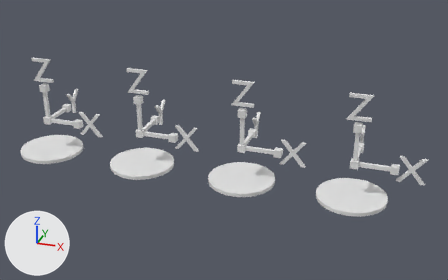
Renders of the Blender file docs/Examples/AssetsExample_ExportRotation.blend from each side of a commit.
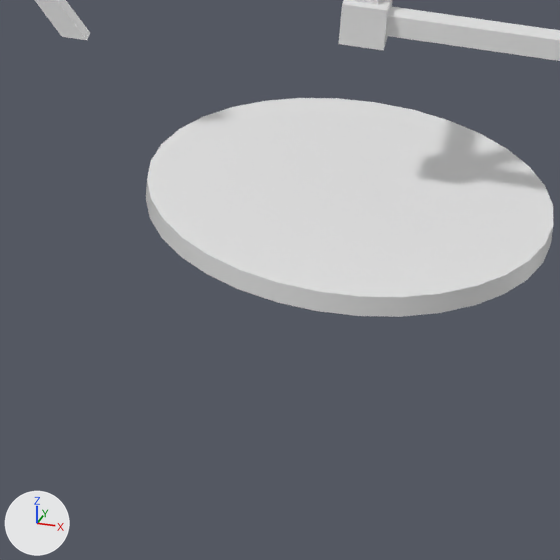
The first picture shows the older version from a camera (50 mm lens) standing at (10.37, -14.46, 8.17) and looking at (5.4, 0.27, 1.02). The close-ups show both versions on the part from 65% to 87% of the width and 57% to 93% of the height of that picture; other places that the commit changed are outside them. The lights are fixed; the arrows at lower left show +X, +Y and +Z.

Before the edit, the objects in view are built like this:
```python
me_cube_003 = bpy.data.meshes.new('Cube.003')
me_cube_003.from_pydata(...)  # 178 vertices, 151 faces; spans x -0.92..1.75, y -0.92..1.7, z 0.0..2.88
me_cube_003.materials.append(mat_material)  # white #e7e7e7
me_cube_004 = bpy.data.meshes.new('Cube.004')
me_cube_004.from_pydata(...)  # 178 vertices, 151 faces; spans x -0.92..1.75, y -0.92..1.7, z 0.0..2.88
me_cube_004.materials.append(mat_material)  # white #e7e7e7
ob_rot_180 = bpy.data.objects.new('Rot 180', me_cube_003)
ob_rot_180.location = (6.0, 0.0, 0.0)
_m = ob_rot_180.modifiers.new('EdgeSplit', 'EDGE_SPLIT')
ob_rot_270 = bpy.data.objects.new('Rot 270', me_cube_004)
ob_rot_270.location = (9.0, 0.0, 0.0)
_m = ob_rot_270.modifiers.new('EdgeSplit', 'EDGE_SPLIT')
```
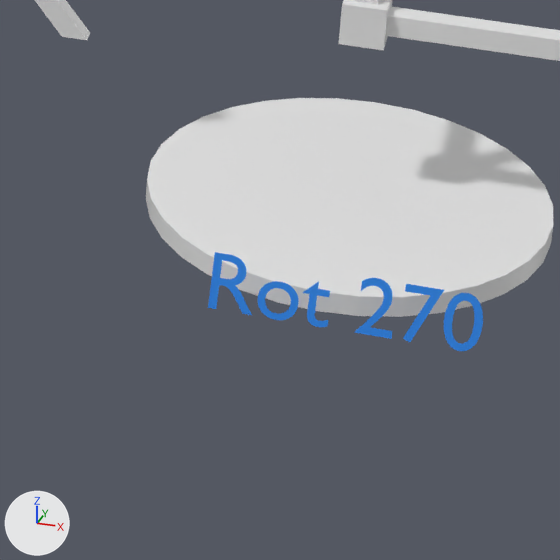
The newer file is also rescaled (x100.0) as a whole; pictures and numbers use the older file's frame.

Boxes [x1, y1, x2, y2] around the edits, measured in the close-ups (560 x 560 px):
'Text.003', added (blue)
    after: [208, 252, 483, 351]

Edits to the bpy script that builds the scene:
```text
Add mat_material_001:
    mat_material_001 = principled_material('Material.001')
    mat_material_001.base_color = (0.0173, 0.227, 0.8)  # blue #2483e7
Add txt_text_003:
    txt_text_003 = bpy.data.curves.new('Text.003', 'FONT')
    txt_text_003.body = 'Rot 270'
    txt_text_003.materials.append(mat_material_001)  # blue #2483e7
    txt_text_003.align_x = 'CENTER'
    txt_text_003.size = 0.37
Add ob_text_003:
    ob_text_003 = bpy.data.objects.new('Text.003', txt_text_003)
    ob_text_003.location = (9.119, -1.045, 0.0)
    ob_text_003.rotation_euler = (1.276, 0.0, 0.0)  # degrees (73, 0, 0)
```
